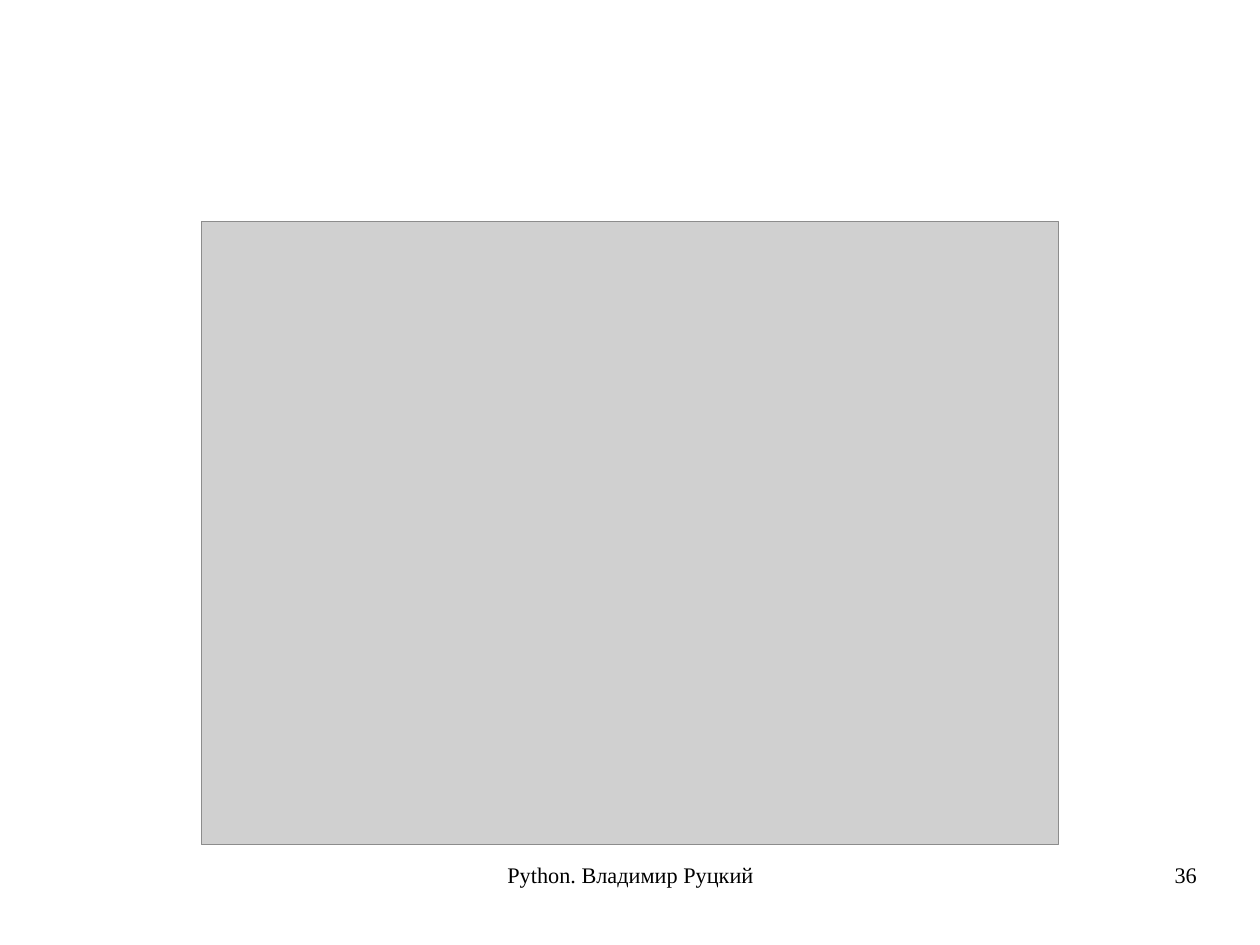
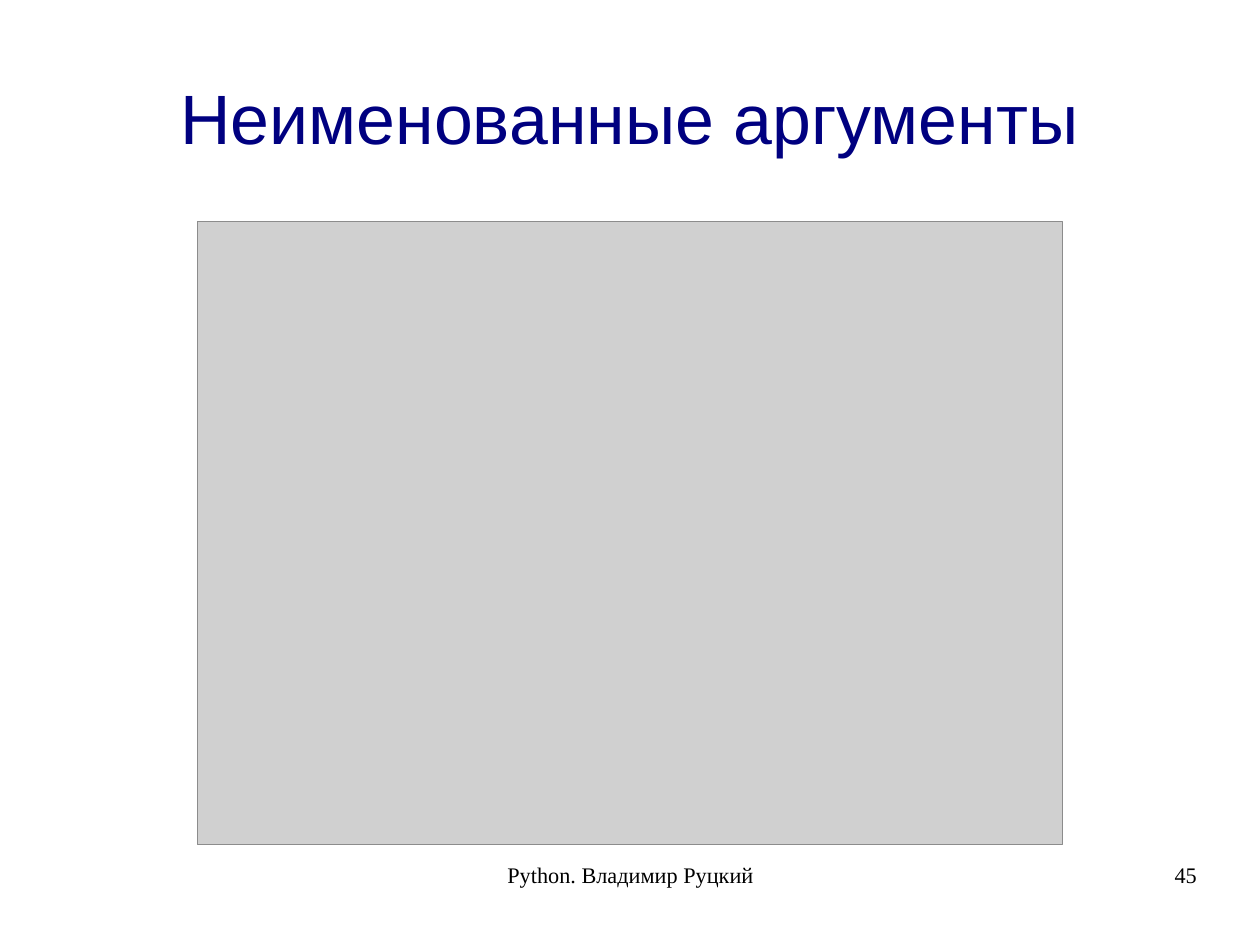
Before and after one commit to rutsky/python-course, a slide deck: slide 45 of 00_introduction.odp (slide 36 before the commit). Drawn at 1260x945 pixels with LibreOffice and Linux fonts; fonts in the diff are those of the drawing; grey boxes stand for pictures. Boxes give left, top, right and bottom in pixels: in the first picture for what was removed or moved away, otherwise in the second. Text is boxed around its words. In the diff, an @@ line names an element or a change of style, - is before the commit and + after.

```diff
--- a/00_introduction.odp
+++ b/00_introduction.odp
@@ title added at box(180, 96, 1078, 157), 44 pt, text #000080 @@
+Неименованные аргументы
@@ picture: place and size @@
-picture at box(201, 221, 1059, 845)
+picture at box(198, 221, 1063, 845)
@@ page number at box(1175, 868, 1197, 884): text changed @@
-36
+45
```
Also in this commit, not shown: 20 other slides changed, 2 slides added, 1 slide removed.
